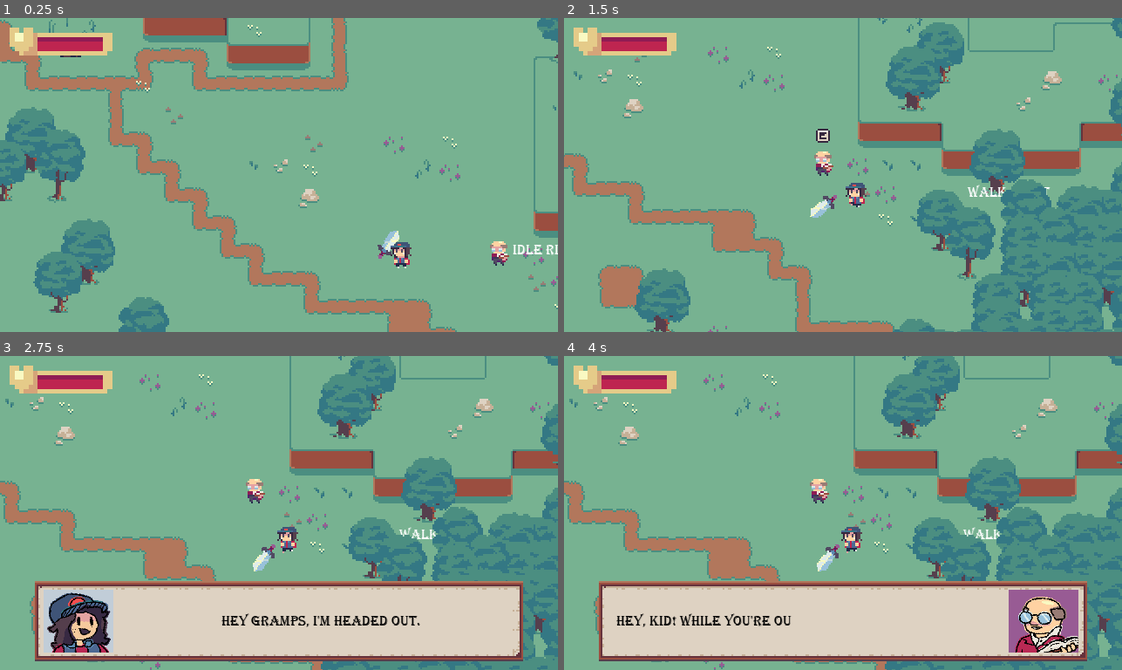
Above: before the commit, frames 1-4 (two rows, left to right).
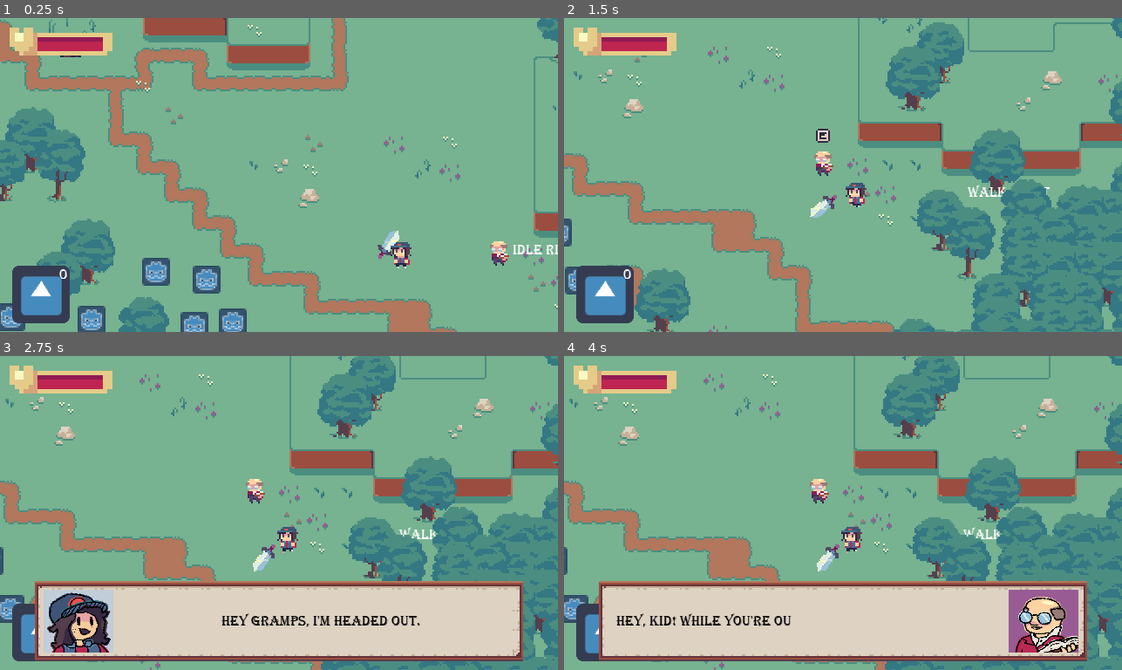
Above: after the commit, the same moments.

Repository: OceanBoy612/SimpleRPG
Game: Godot game, scene res://Code/Maps/Map1.tscn
Same seed, same stepped clock (60 frames per second), same inputs: the game is played once before the commit and once after it. The engine's default icon, where the game draws it, is replaced by a stand-in: a white triangle on a blue panel in a dark square.
Inputs (mouse positions are in pixels of both pictures, inside the frame that each line leads up to):
- Up to frame 1 (0.25 s): no input
- Up to frame 2 (1.5 s): tap Enter (ui_accept) at 0.5, 0.77 s; move the mouse to (965, 159) at 0.52 s; hold Right (ui_right) 0.53-1.28 s; hold E (interact) 0.53-1.28 s; click (965, 159) at 0.67 s; move the mouse to (731, 190) at 1.27 s; hold Down (ui_down) from 1.28 s (still down); click (731, 190) at 1.35 s
- Up to frame 3 (2.75 s): tap Enter (ui_accept) at 1.52 s; tap E (interact) at 1.55 s; move the mouse to (279, 513) at 2.02 s; release Down (ui_down) at 2.03 s; hold Right (ui_right) from 2.03 s (still down); hold E (interact) from 2.03 s (still down); tap Shift (dash) at 2.1 s; click (279, 513) at 2.17 s
- Up to frame 4 (4 s): tap Enter (ui_accept) at 2.75, 3.02, 3.77 s; move the mouse to (815, 575) at 2.77 s; release Right (ui_right) at 2.78 s; release E (interact) at 2.78 s; hold Up (ui_up) 2.78-3.53 s; tap E (interact) at 2.85 s; click (815, 575) at 2.92 s; move the mouse to (1010, 560) at 3.52 s; hold Left (ui_left) from 3.53 s (still down); hold E (interact) from 3.53 s (still down)

The runs differ from the first frame. In frame 1, 4.1% of the frame differs, in the area x 0-45%, y 76-100%; in frame 2, 2.2%; in frame 3, 1.1%; in frame 4, 1.1%.

Commit message:
Added coin and the ability to pickup the coin with a gui counter

Diff:
--- /dev/null
+++ b/src/Art/SpriteFrame Resources/Items/coin_sprite_frames.tres
@@ -0,0 +1,11 @@
+[gd_resource type="SpriteFrames" load_steps=2 format=2]
+
+[ext_resource path="res://icon_smol.png" type="Texture" id=1]
+
+[resource]
+animations = [ {
+"frames": [ ExtResource( 1 ) ],
+"loop": true,
+"name": "default",
+"speed": 5.0
+} ]
--- a/src/Code/Character Controller/Player.tscn
+++ b/src/Code/Character Controller/Player.tscn
@@ -7,9 +7,10 @@
 [ext_resource path="res://Art/SpriteFrame Resources/Sword_sprite_frames.tres" type="SpriteFrames" id=5]
 [ext_resource path="res://Code/Entities/CombatEntity.gd" type="Script" id=6]
 [ext_resource path="res://Code/Character Controller/Weapon/weapon.gd" type="Script" id=7]
-
-[sub_resource type="RectangleShape2D" id=1]
-extents = Vector2( 5.6673, 8.34526 )
+[ext_resource path="res://Code/Items/ItemAttractor.tscn" type="PackedScene" id=8]
+
+[sub_resource type="CircleShape2D" id=20]
+radius = 4.62669
 
 [sub_resource type="Animation" id=2]
 resource_name = "Idle Down"
@@ -149,7 +150,8 @@
 attack_area_path = NodePath("Facing/Weapon/Path2D/PathFollow2D/WeaponSprite/AttackArea")
 
 [node name="CollisionShape2D" type="CollisionShape2D" parent="."]
-shape = SubResource( 1 )
+position = Vector2( 0, 4.375 )
+shape = SubResource( 20 )
 
 [node name="AnimationPlayer" type="AnimationPlayer" parent="."]
 "anims/Idle Down" = SubResource( 2 )
@@ -190,7 +192,7 @@
 
 [node name="PathFollow2D" type="PathFollow2D" parent="Facing/Weapon/Path2D"]
 position = Vector2( -43.071, 0.28064 )
-rotation = 0.0574947
+rotation = -0.0653785
 loop = false
 
 [node name="WeaponSprite" type="AnimatedSprite" parent="Facing/Weapon/Path2D/PathFollow2D"]
@@ -215,3 +217,5 @@
 frame = 1
 script = ExtResource( 4 )
 DEBUG = true
+
+[node name="ItemAttractor" parent="." instance=ExtResource( 8 )]
--- a/src/Code/Entities/CombatEntity.gd
+++ b/src/Code/Entities/CombatEntity.gd
@@ -6,6 +6,10 @@
 signal killed(what) # when i kill something else
 signal health_changed(new_health, max_health)
 #signal mana_changed(new_mana, max_mana)
+
+## REMOVE THIS Later? ##
+signal coin_collected
+## REMOVE THIS Later? ##
 
 
 export(String) var type # the name of the entity (player, frim etc...)
--- /dev/null
+++ b/src/Code/GUI/CoinCounter.gd
@@ -0,0 +1,18 @@
+extends Control
+
+
+export(NodePath) var nodePath
+
+
+func _ready():
+	var n : Node2D = get_node_or_null(nodePath)
+	if n:
+		if n.has_signal("coin_collected"):
+			n.connect("coin_collected", self, "on_coin_collected")
+		else:
+			print("REEEEEEEEEEEEEEEEE")
+
+
+func on_coin_collected():
+	print("a coin has been collected")
+	$Label.text = str(int($Label.text) + 1)
--- /dev/null
+++ b/src/Code/GUI/CoinCounter.tscn
@@ -0,0 +1,35 @@
+[gd_scene load_steps=3 format=2]
+
+[ext_resource path="res://icon.png" type="Texture" id=1]
+[ext_resource path="res://Code/GUI/CoinCounter.gd" type="Script" id=2]
+
+[node name="CoinCounter" type="Control"]
+anchor_right = 1.0
+anchor_bottom = 1.0
+script = ExtResource( 2 )
+__meta__ = {
+"_edit_use_anchors_": false
+}
+
+[node name="TextureRect" type="TextureRect" parent="."]
+anchor_top = 1.0
+anchor_bottom = 1.0
+margin_left = 6.60712
+margin_top = -38.1913
+margin_right = 39.6071
+margin_bottom = -5.19131
+texture = ExtResource( 1 )
+expand = true
+
+[node name="Label" type="Label" parent="."]
+margin_left = 32.8407
+margin_top = 141.696
+margin_right = 37.8407
+margin_bottom = 151.696
+grow_horizontal = 0
+grow_vertical = 0
+text = "0"
+align = 2
+__meta__ = {
+"_edit_use_anchors_": false
+}
--- a/src/Code/Interactables/interactable.gd
+++ b/src/Code/Interactables/interactable.gd
@@ -42,12 +42,12 @@
 
 
 func enable():
-	print("enabling ", name)
+#	print("enabling ", name)
 	$CollisionShape2D.set_deferred("disabled", false)
 
 
 func disable():
-	print("disabling ", name)
+#	print("disabling ", name)
 	$CollisionShape2D.set_deferred("disabled", true)
 
 
--- /dev/null
+++ b/src/Code/Items/ItemAttractor.gd
@@ -0,0 +1,57 @@
+extends Area2D
+
+
+"""
+Attracts items that get within the area
+"""
+
+#signal item_picked_up(item)
+
+export var pickup_range = 30 setget set_pickup_range
+var _pickup_range_squared = pickup_range*pickup_range
+var max_len = 80
+
+
+var items_in_range = []
+var to_remove = []
+
+
+func _on_ItemAttractor_body_entered(body):
+	# body should be an item
+	body = body as Entity
+
+	if body:
+		items_in_range.append(body)
+
+
+func _physics_process(delta):
+	for item in items_in_range:
+
+		attract(item)
+		if item.global_position.distance_squared_to(global_position) < _pickup_range_squared:
+			to_remove.append(item)
+			get_parent().emit_signal("coin_collected")
+#			emit_signal("item_picked_up", item)
+			item.queue_free()
+
+	for item in to_remove:
+		items_in_range.erase(item)
+	to_remove.clear()
+
+
+func attract(item: WorldItem):
+	# if it is not moving move directly towards us.
+	if item.speed == 0:
+		item.move_dir = global_position - item.global_position
+
+	var goal_dir = (global_position - item.global_position)#.normalized()
+	var new_angle = lerp_angle(item.move_dir.angle(), goal_dir.angle(), 0.3)
+	item.move_dir = Vector2(1,0).rotated(new_angle)
+
+	var perc = clamp(goal_dir.length() / max_len, 0, 1)
+	item.speed = lerp(200, 10, perc)
+
+
+func set_pickup_range(v):
+	pickup_range = v
+	_pickup_range_squared = v*v
--- /dev/null
+++ b/src/Code/Items/ItemAttractor.tscn
@@ -0,0 +1,18 @@
+[gd_scene load_steps=3 format=2]
+
+[ext_resource path="res://Code/Items/ItemAttractor.gd" type="Script" id=1]
+
+[sub_resource type="CircleShape2D" id=1]
+radius = 78.2995
+
+[node name="ItemAttractor" type="Area2D"]
+collision_layer = 0
+collision_mask = 64
+script = ExtResource( 1 )
+pickup_range = 15
+
+[node name="CollisionShape2D" type="CollisionShape2D" parent="."]
+visible = false
+shape = SubResource( 1 )
+
+[connection signal="body_entered" from="." to="." method="_on_ItemAttractor_body_entered"]
--- /dev/null
+++ b/src/Code/Items/WorldItem.gd
@@ -0,0 +1,10 @@
+extends Entity
+class_name WorldItem
+
+
+func on_physics_process(delta):
+	# decay speed
+	if speed > 1:
+		speed *= 0.9
+	else:
+		speed = 0
--- /dev/null
+++ b/src/Code/Items/WorldItem.tscn
@@ -0,0 +1,19 @@
+[gd_scene load_steps=4 format=2]
+
+[ext_resource path="res://Code/Items/WorldItem.gd" type="Script" id=1]
+[ext_resource path="res://Art/SpriteFrame Resources/Items/coin_sprite_frames.tres" type="SpriteFrames" id=2]
+
+[sub_resource type="CircleShape2D" id=1]
+radius = 7.77888
+
+[node name="Coin" type="KinematicBody2D"]
+collision_layer = 64
+collision_mask = 0
+script = ExtResource( 1 )
+
+[node name="AnimatedSprite" type="AnimatedSprite" parent="."]
+frames = ExtResource( 2 )
+playing = true
+
+[node name="CollisionShape2D" type="CollisionShape2D" parent="."]
+shape = SubResource( 1 )
--- a/src/Code/Maps/Map1.tscn
+++ b/src/Code/Maps/Map1.tscn
@@ -15,6 +15,8 @@
 [ext_resource path="res://Code/dialogue/data/old_man_quest1/end.tres" type="Resource" id=13]
 [ext_resource path="res://Code/dialogue/data/old_man_quest1/start.tres" type="Resource" id=14]
 [ext_resource path="res://Code/GUI/PlayerGUI.tscn" type="PackedScene" id=15]
+[ext_resource path="res://Code/Items/WorldItem.tscn" type="PackedScene" id=16]
+[ext_resource path="res://Code/GUI/CoinCounter.tscn" type="PackedScene" id=17]
 
 [node name="Map1" type="Node2D"]
 script = ExtResource( 2 )
@@ -37,6 +39,9 @@
 [node name="Interface" type="CanvasLayer" parent="."]
 pause_mode = 2
 layer = 100
+
+[node name="CoinCounter" parent="Interface" instance=ExtResource( 17 )]
+nodePath = NodePath("../../YSort/Player")
 
 [node name="PlayerGUI" parent="Interface" instance=ExtResource( 15 )]
 combatEntityPath = NodePath("../../YSort/Player")
@@ -122,3 +127,65 @@
 
 [node name="NPC5" parent="YSort/Enemies" instance=ExtResource( 9 )]
 position = Vector2( 85.0158, -34.737 )
+
+[node name="Coins" type="YSort" parent="YSort"]
+
+[node name="Coin" parent="YSort/Coins" instance=ExtResource( 16 )]
+position = Vector2( 139.954, 192.572 )
+
+[node name="Coin2" parent="YSort/Coins" instance=ExtResource( 16 )]
+position = Vector2( 125.916, 230.448 )
+
+[node name="Coin3" parent="YSort/Coins" instance=ExtResource( 16 )]
+position = Vector2( 80.8893, 239.718 )
+
+[node name="Coin4" parent="YSort/Coins" instance=ExtResource( 16 )]
+position = Vector2( 46.9865, 219.059 )
+
+[node name="Coin5" parent="YSort/Coins" instance=ExtResource( 16 )]
+position = Vector2( 12.8188, 189.924 )
+
+[node name="Coin6" parent="YSort/Coins" instance=ExtResource( 16 )]
+position = Vector2( -31.1489, 221.443 )
+
+[node name="Coin7" parent="YSort/Coins" instance=ExtResource( 16 )]
+position = Vector2( -61.6085, 249.519 )
+
+[node name="Coin8" parent="YSort/Coins" instance=ExtResource( 16 )]
+position = Vector2( -92.3329, 225.945 )
+
+[node name="Coin9" parent="YSort/Coins" instance=ExtResource( 16 )]
+position = Vector2( -113.522, 190.189 )
+
+[node name="Coin10" parent="YSort/Coins" instance=ExtResource( 16 )]
+position = Vector2( -75.0222, 190.189 )
+
+[node name="Coin11" parent="YSort/Coins" instance=ExtResource( 16 )]
+position = Vector2( -28.0222, 163.189 )
+
+[node name="Coin12" parent="YSort/Coins" instance=ExtResource( 16 )]
+position = Vector2( -13.0222, 263.189 )
+
+[node name="Coin13" parent="YSort/Coins" instance=ExtResource( 16 )]
+position = Vector2( 58.4778, 191.189 )
+
+[node name="Coin14" parent="YSort/Coins" instance=ExtResource( 16 )]
+position = Vector2( 95.4778, 163.689 )
+
+[node name="Coin15" parent="YSort/Coins" instance=ExtResource( 16 )]
+position = Vector2( 117.478, 194.689 )
+
+[node name="Coin16" parent="YSort/Coins" instance=ExtResource( 16 )]
+position = Vector2( 151.978, 220.189 )
+
+[node name="Coin17" parent="YSort/Coins" instance=ExtResource( 16 )]
+position = Vector2( 117.478, 257.189 )
+
+[node name="Coin18" parent="YSort/Coins" instance=ExtResource( 16 )]
+position = Vector2( 70.0825, 271.189 )
+
+[node name="Coin19" parent="YSort/Coins" instance=ExtResource( 16 )]
+position = Vector2( 124.583, 168.189 )
+
+[node name="Coin20" parent="YSort/Coins" instance=ExtResource( 16 )]
+position = Vector2( -64.4175, 222.189 )
--- a/src/project.godot
+++ b/src/project.godot
@@ -98,6 +98,11 @@
 "class": "UtilityStateMachine",
 "language": "GDScript",
 "path": "res://Code/Enemies/States.gd"
+}, {
+"base": "Entity",
+"class": "WorldItem",
+"language": "GDScript",
+"path": "res://Code/Items/WorldItem.gd"
 } ]
 _global_script_class_icons={
 "BaseState": "",
@@ -117,7 +122,8 @@
 "QuestInteraction": "",
 "Sentence": "",
 "SmartSprite": "",
-"UtilityStateMachine": ""
+"UtilityStateMachine": "",
+"WorldItem": ""
 }
 
 [application]
@@ -236,6 +242,7 @@
 2d_physics/layer_4="PlayerAttack"
 2d_physics/layer_5="EnemyAttack"
 2d_physics/layer_6="InteractableObject"
+2d_physics/layer_7="Items"
 
 [physics]
 
Not shown: 1 places in src/Code/Character Controller/Player.tscn that only renumber resources
Not shown: 1 places in src/Code/Maps/Map1.tscn that only renumber resources
Binary file added: src/icon_smol.png
Not shown, added: src/icon_smol.png.import
